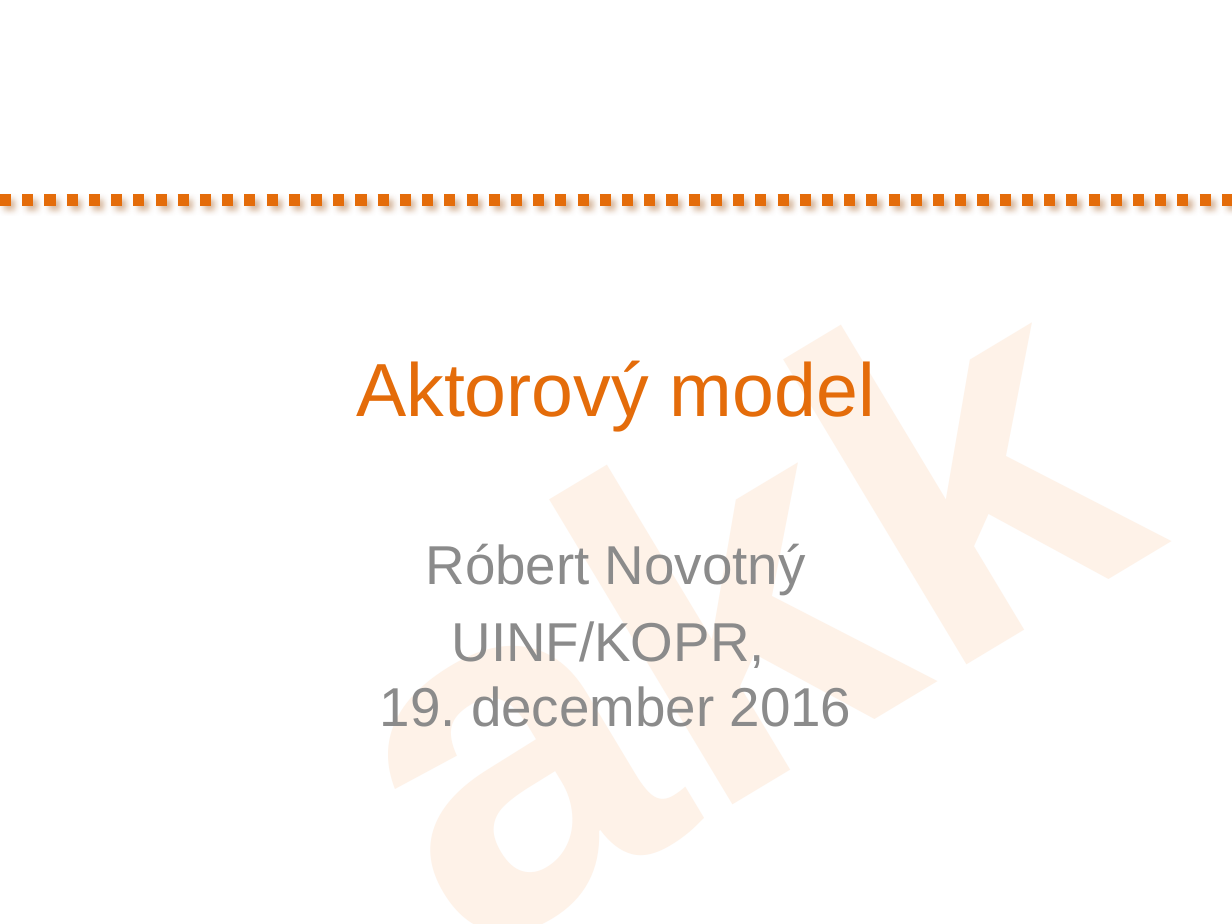
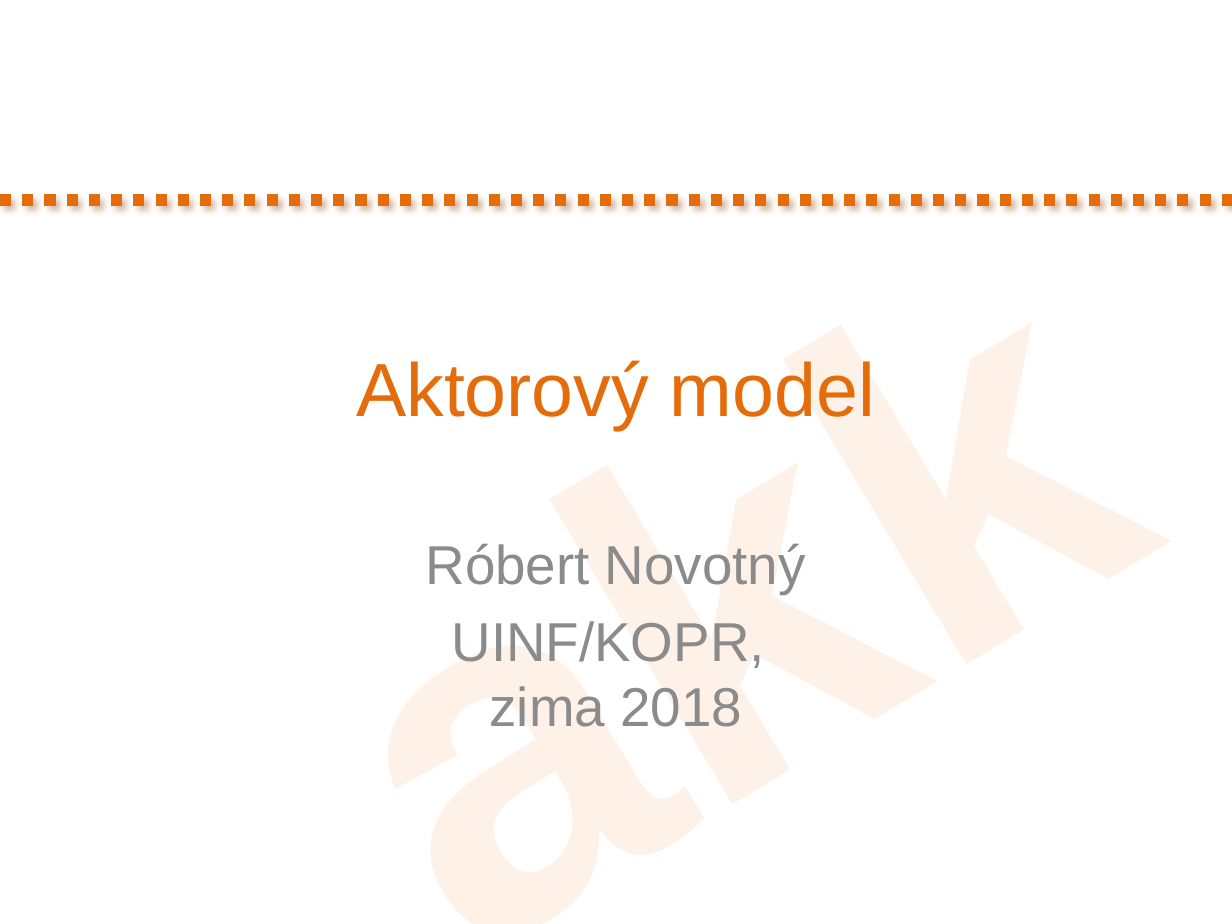
Before and after one commit to novotnyr/kopr-portal, a slide deck: slide 1 of slides/kopr-actors-akka.pptx. Drawn at 1232x924 pixels with LibreOffice and Linux fonts; fonts in the diff are those of the drawing. Boxes give left, top, right and bottom in pixels: in the first picture for what was removed or moved away, otherwise in the second. Text is boxed around its words. In the diff, an @@ line names an element or a change of style, - is before the commit and + after.

```diff
--- a/slides/kopr-actors-akka.pptx
+++ b/slides/kopr-actors-akka.pptx
@@ subtitle at <box>452,621,765,727</box>: text changed @@
-UINF/KOPR,
-19. december 2016
+UINF/KOPR,
+zima 2018
```
Also in this commit, not shown: 10 other slides changed, 8 slides added, 10 slides removed, 1 other file.
